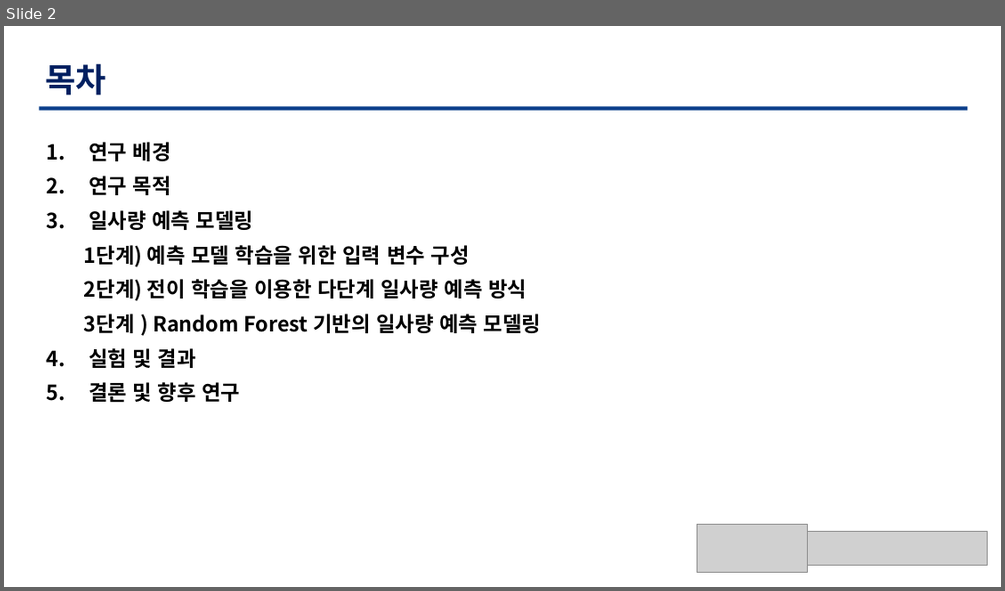
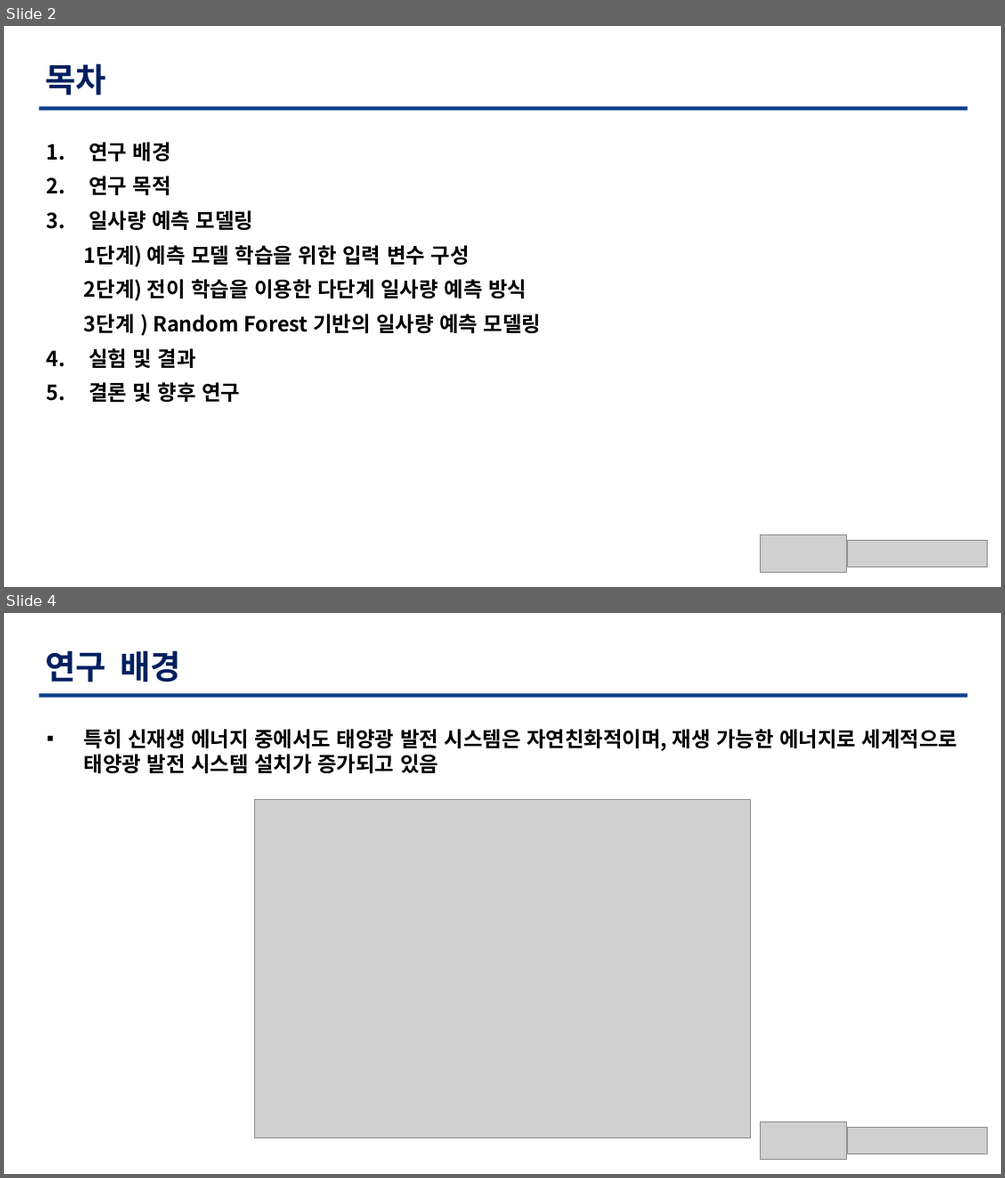
Before and after one commit to TaegyuHan/Solar_radiation_prediction_model, a slide deck: KICS_PT/[KICS] 모델 poster.pptx. Shown one above the other, each under a label of ours: slide 2 before the commit, slides 2 and 4 after it; the slides between them are not shown. The pictures are 1005x591 and 1005x1178 pixels, drawn with LibreOffice and Linux fonts; fonts in the diff are those of the drawing; grey boxes stand for pictures. Boxes give left, top, right and bottom in pixels: in the first picture for what was removed or moved away, otherwise in the second. Text is boxed around its words. In the diff, an @@ line names an element or a change of style, - is before the commit and + after.

Commit message:
연구배경

```diff
--- a/KICS_PT/[KICS] 모델 poster.pptx
+++ b/KICS_PT/[KICS] 모델 poster.pptx
@@ slide 4 added at (4, 613, 1001, 1174), background #FFFFFF @@
@@ text added at (45, 650, 180, 682), 32 pt, text #001F60, bold @@
+연구 배경
@@ freeform shape added at (39, 694, 968, 698), fill #0C3F8B @@
@@ text added at (84, 729, 957, 773), 20 pt, text #000000, bold @@
+▪ 특히 신재생 에너지 중에서도 태양광 발전 시스템은 자연친화적이며, 재생 가능한 에너지로 세계적으로 태양광 발전 시스템 설치가 증가되고 있음
@@ picture added at (254, 799, 751, 1138) @@
@@ picture added at (760, 1121, 848, 1159) @@
@@ picture added at (847, 1127, 987, 1153) @@
@@ slide 2 changed as well @@
@@ picture: place and size @@
-picture at (697, 524, 808, 572)
+picture at (760, 534, 848, 572)
@@ picture: place and size @@
-picture at (808, 531, 988, 565)
+picture at (847, 540, 987, 566)
```
Also in this commit, not shown: 11 other slides changed, 2 other slides added, 2 slides removed.
